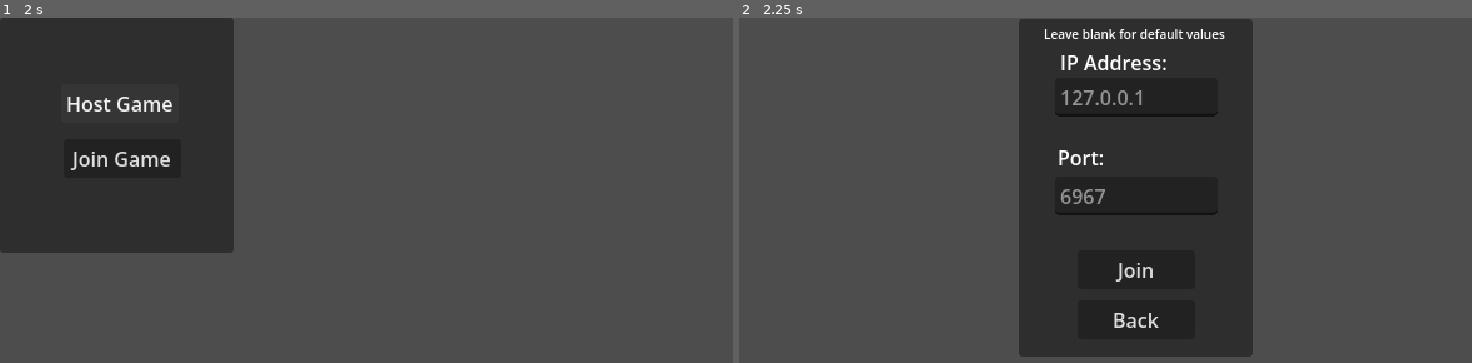
Above: before the commit, frames 1-2 (left to right).
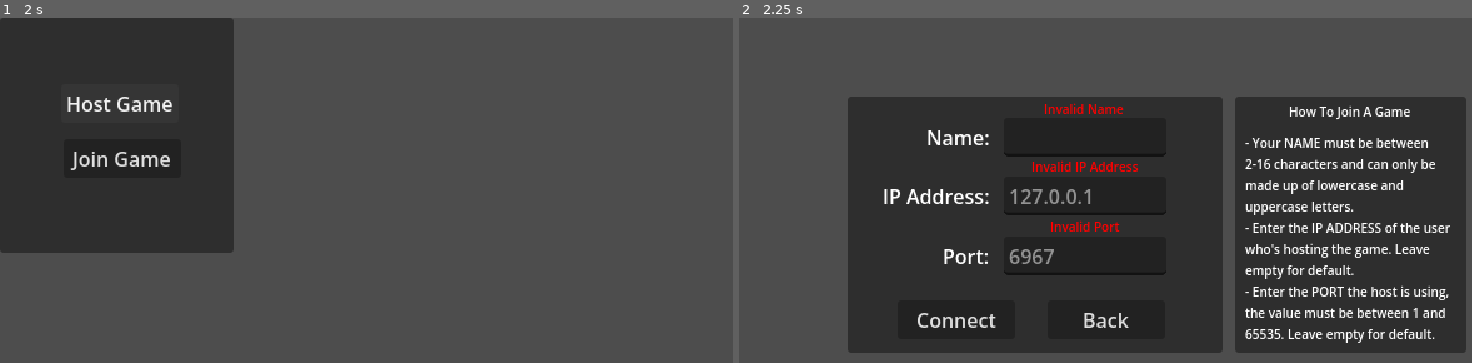
Above: after the commit, the same moments.

Repository: CUGG-2025-Puzzlers/hex-arena
Game: Godot game, scene res://scenes/title_screen.tscn
The game is run twice, just before and just after one commit, with the same random seed, the same clock (stepped at 60 frames per second) and the same inputs. The project has no main scene, so this scene is started directly.
Inputs:
- Up to frame 1 (2 s): tap Enter at 0.5 s; click "Host Game" at 1.25 s
- Up to frame 2 (2.25 s): click "Join Game" at 2 s

Frame 1 is identical in both runs. In frame 2, 48% of the frame differs, in the area x 14-100%, y 0-99%.

Commit message:
Added info panel and organized join panel

Diff:
--- a/scenes/title_screen.tscn
+++ b/scenes/title_screen.tscn
@@ -30,70 +30,169 @@
 
 [node name="JoinPanel" type="Panel" parent="." unique_id=695321650]
 unique_name_in_owner = true
-offset_left = 224.0
-offset_top = 1.0
-offset_right = 411.0
-offset_bottom = 271.0
+offset_left = 87.0
+offset_top = 63.0
+offset_right = 387.0
+offset_bottom = 268.0
+
+[node name="InfoPanel" type="Panel" parent="JoinPanel" unique_id=1860023995]
+unique_name_in_owner = true
+layout_mode = 0
+offset_left = 310.0
+offset_right = 495.0
+offset_bottom = 205.0
+
+[node name="Title" type="Label" parent="JoinPanel/InfoPanel" unique_id=1657139735]
+layout_mode = 0
+offset_left = 4.0
+offset_top = 3.0
+offset_right = 181.0
+offset_bottom = 21.0
+theme_override_colors/font_color = Color(1, 1, 1, 1)
+theme_override_font_sizes/font_size = 10
+text = "How To Join A Game"
+horizontal_alignment = 1
+vertical_alignment = 1
+
+[node name="Description" type="Label" parent="JoinPanel/InfoPanel" unique_id=2068167460]
+layout_mode = 0
+offset_left = 8.0
+offset_top = 30.0
+offset_right = 177.0
+offset_bottom = 200.0
+theme_override_font_sizes/font_size = 10
+text = "- Your NAME must be between 2-16 characters and can only be made up of lowercase and uppercase letters.
+- Enter the IP ADDRESS of the user who's hosting the game. Leave empty for default.
+- Enter the PORT the host is using, the value must be between 1 and 65535. Leave empty for default."
+autowrap_mode = 2
+
+[node name="NameField" type="Control" parent="JoinPanel" unique_id=1046245223]
+anchors_preset = 0
+offset_right = 300.0
+offset_bottom = 51.0
+
+[node name="NameErrorLabel" type="Label" parent="JoinPanel/NameField" unique_id=1417586793]
+unique_name_in_owner = true
+layout_mode = 0
+offset_left = 124.0
+offset_right = 254.0
+offset_bottom = 20.0
+theme_override_colors/font_color = Color(1, 0, 0, 1)
+theme_override_font_sizes/font_size = 10
+text = "Invalid Name"
+horizontal_alignment = 1
+vertical_alignment = 1
+
+[node name="NameLabel" type="Label" parent="JoinPanel/NameField" unique_id=1519482048]
+layout_mode = 0
+offset_left = 12.0
+offset_top = 17.0
+offset_right = 118.0
+offset_bottom = 48.0
+text = "Name: "
+horizontal_alignment = 2
+vertical_alignment = 1
+
+[node name="NameLineEdit" type="LineEdit" parent="JoinPanel/NameField" unique_id=253069408]
+unique_name_in_owner = true
+layout_mode = 0
+offset_left = 125.0
+offset_top = 17.0
+offset_right = 255.0
+offset_bottom = 48.0
+
+[node name="IPField" type="Control" parent="JoinPanel" unique_id=913333004]
+anchors_preset = 0
+offset_top = 48.0
+offset_right = 300.0
+offset_bottom = 99.0
+
+[node name="IPErrorLabel" type="Label" parent="JoinPanel/IPField" unique_id=1581729105]
+unique_name_in_owner = true
+layout_mode = 0
+offset_left = 125.0
+offset_top = -2.0
+offset_right = 255.0
+offset_bottom = 18.0
+theme_override_colors/font_color = Color(1, 0, 0, 1)
+theme_override_font_sizes/font_size = 10
+text = "Invalid IP Address"
+horizontal_alignment = 1
+vertical_alignment = 1
+
+[node name="IPLabel" type="Label" parent="JoinPanel/IPField" unique_id=756439528]
+layout_mode = 0
+offset_left = 14.0
+offset_top = 16.0
+offset_right = 118.0
+offset_bottom = 47.0
+text = "IP Address: "
+horizontal_alignment = 2
+vertical_alignment = 1
+
+[node name="IPLineEdit" type="LineEdit" parent="JoinPanel/IPField" unique_id=1418683015]
+unique_name_in_owner = true
+layout_mode = 0
+offset_left = 125.0
+offset_top = 16.0
+offset_right = 255.0
+offset_bottom = 47.0
+placeholder_text = "127.0.0.1"
+
+[node name="PortField" type="Control" parent="JoinPanel" unique_id=1731529964]
+anchors_preset = 0
+offset_top = 98.0
+offset_right = 300.0
+offset_bottom = 147.0
+
+[node name="PortErrorLabel" type="Label" parent="JoinPanel/PortField" unique_id=1979254635]
+unique_name_in_owner = true
+layout_mode = 0
+offset_left = 125.0
+offset_top = -4.0
+offset_right = 256.0
+offset_bottom = 16.0
+theme_override_colors/font_color = Color(1, 0, 0, 1)
+theme_override_font_sizes/font_size = 10
+text = "Invalid Port"
+horizontal_alignment = 1
+vertical_alignment = 1
+
+[node name="PortLabel" type="Label" parent="JoinPanel/PortField" unique_id=484609462]
+layout_mode = 0
+offset_left = 14.0
+offset_top = 14.0
+offset_right = 118.0
+offset_bottom = 45.0
+text = "Port: "
+horizontal_alignment = 2
+vertical_alignment = 1
+
+[node name="PortLineEdit" type="LineEdit" parent="JoinPanel/PortField" unique_id=958010255]
+unique_name_in_owner = true
+layout_mode = 0
+offset_left = 125.0
+offset_top = 14.0
+offset_right = 255.0
+offset_bottom = 45.0
+placeholder_text = "6967"
 
 [node name="ConnectButton" type="Button" parent="JoinPanel" unique_id=1759602935]
 unique_name_in_owner = true
 layout_mode = 0
-offset_left = 47.0
-offset_top = 185.0
-offset_right = 141.0
-offset_bottom = 216.0
-text = "Join
+offset_left = 40.0
+offset_top = 163.0
+offset_right = 134.0
+offset_bottom = 194.0
+text = "Connect
 "
 
 [node name="BackButton" type="Button" parent="JoinPanel" unique_id=644963433]
 unique_name_in_owner = true
 layout_mode = 0
-offset_left = 47.0
-offset_top = 225.0
-offset_right = 141.0
-offset_bottom = 256.0
+offset_left = 160.0
+offset_top = 163.0
+offset_right = 254.0
+offset_bottom = 194.0
 text = "Back
 "
-
-[node name="IPLineEdit" type="LineEdit" parent="JoinPanel" unique_id=821240118]
-unique_name_in_owner = true
-layout_mode = 0
-offset_left = 29.0
-offset_top = 47.0
-offset_right = 159.0
-offset_bottom = 78.0
-placeholder_text = "127.0.0.1"
-
-[node name="PortLineEdit" type="LineEdit" parent="JoinPanel" unique_id=1411946905]
-unique_name_in_owner = true
-layout_mode = 0
-offset_left = 29.0
-offset_top = 126.0
-offset_right = 159.0
-offset_bottom = 157.0
-placeholder_text = "6967"
-
-[node name="IPLabel" type="Label" parent="JoinPanel" unique_id=1847340233]
-layout_mode = 0
-offset_left = 33.0
-offset_top = 23.0
-offset_right = 158.0
-offset_bottom = 46.0
-text = "IP Address:"
-
-[node name="ToolTipLabel" type="Label" parent="JoinPanel" unique_id=544092920]
-layout_mode = 0
-offset_left = 20.0
-offset_top = 5.0
-offset_right = 165.0
-offset_bottom = 25.0
-theme_override_font_sizes/font_size = 10
-text = "Leave blank for default values"
-
-[node name="PortLabel" type="Label" parent="JoinPanel" unique_id=1524361010]
-layout_mode = 0
-offset_left = 31.0
-offset_top = 99.0
-offset_right = 156.0
-offset_bottom = 122.0
-text = "Port:"
